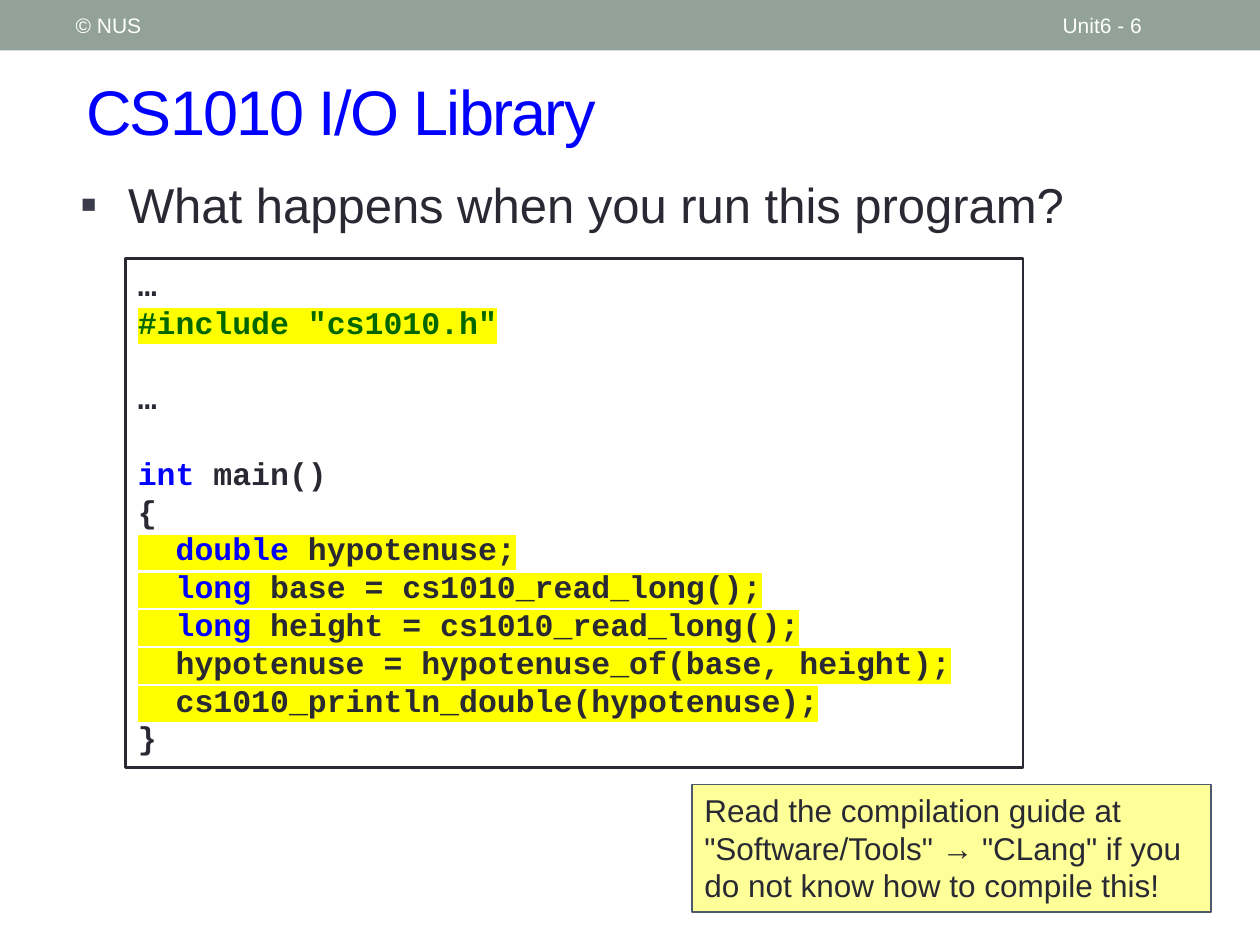
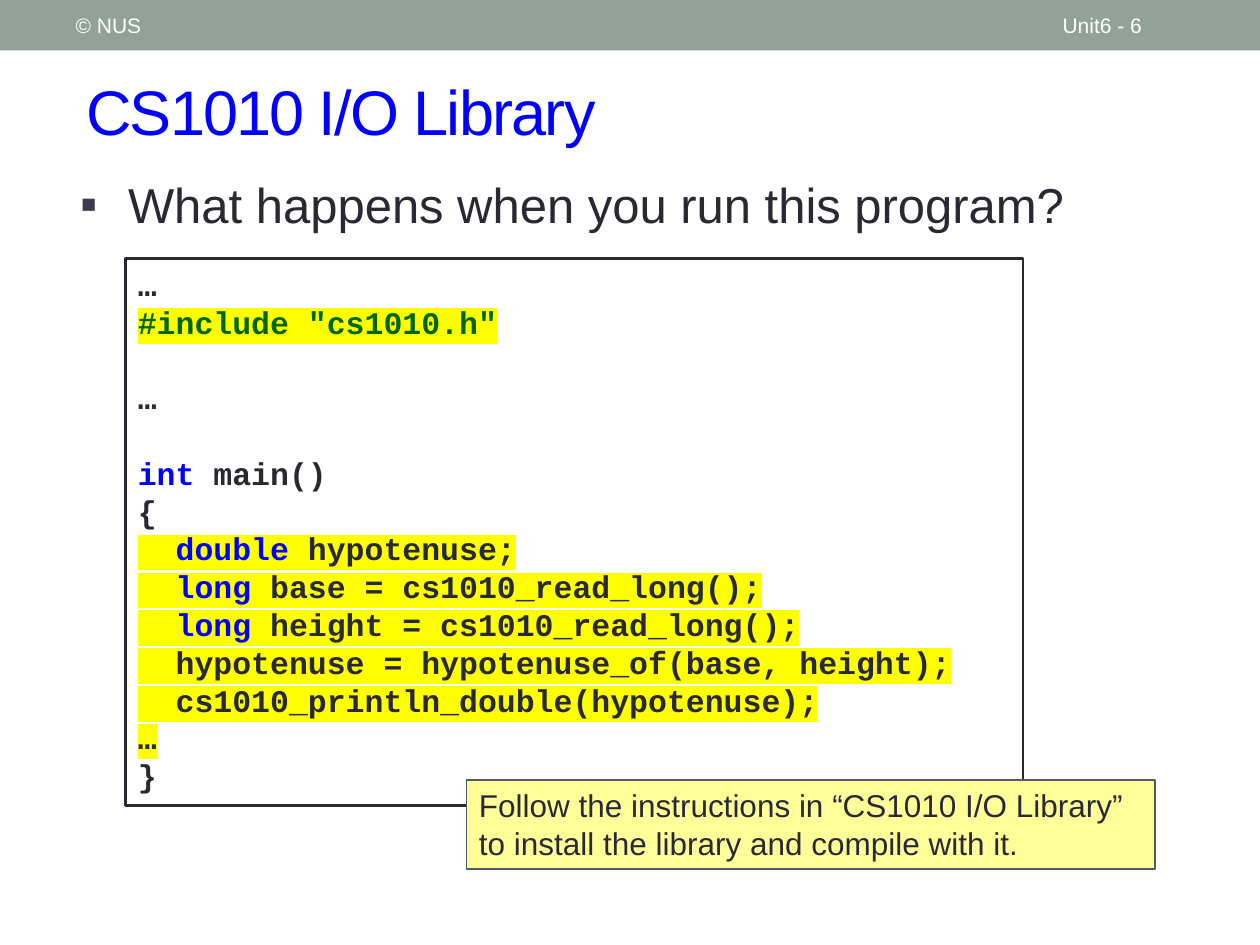
Before and after one commit to nus-cs1010-2021-s2/website, a slide deck: slide 6 of slides/Unit6_CS1010 IO Library.pptx. Drawn at 1260x945 pixels with LibreOffice and Linux fonts; fonts in the diff are those of the drawing. Boxes give left, top, right and bottom in pixels: in the first picture for what was removed or moved away, otherwise in the second. Text is boxed around its words. In the diff, an @@ line names an element or a change of style, - is before the commit and + after.

```diff
--- a/slides/Unit6_CS1010 IO Library.pptx
+++ b/slides/Unit6_CS1010 IO Library.pptx
@@ text in rectangle at box(125, 258, 1023, 805): paragraph added @@
+…
@@ rectangle "…": place and size @@
-rectangle "…" at box(125, 258, 1023, 767)
+rectangle "…" at box(125, 258, 1023, 805)
@@ rectangle "Follow the instructions in “CS1010 ...": place and size @@
-rectangle "Follow the instructions in “CS1010 ..." at box(692, 785, 1211, 912)
+rectangle "Follow the instructions in “CS1010 ..." at box(466, 780, 1154, 869)
@@ text in rectangle at box(479, 794, 1123, 861): text changed @@
-Read the compilation guide at "Software/Tools" → "CLang" if you do not know how to compile this!
+Follow the instructions in “CS1010 I/O Library” to install the library and compile with it.
```
Also in this commit, not shown: 4 other files.
